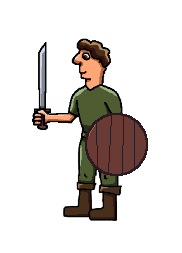
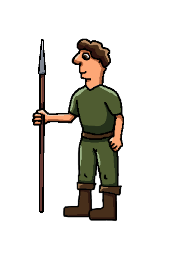
Comparing the layer stacks of the two 182px x 253px images. Changes:
renamed "Layer" to "shield", hid it over <box>85,113,148,176</box>
added layer "spear" above "Axe" over <box>38,39,46,214</box>
hid "sword" over <box>33,42,51,130</box>